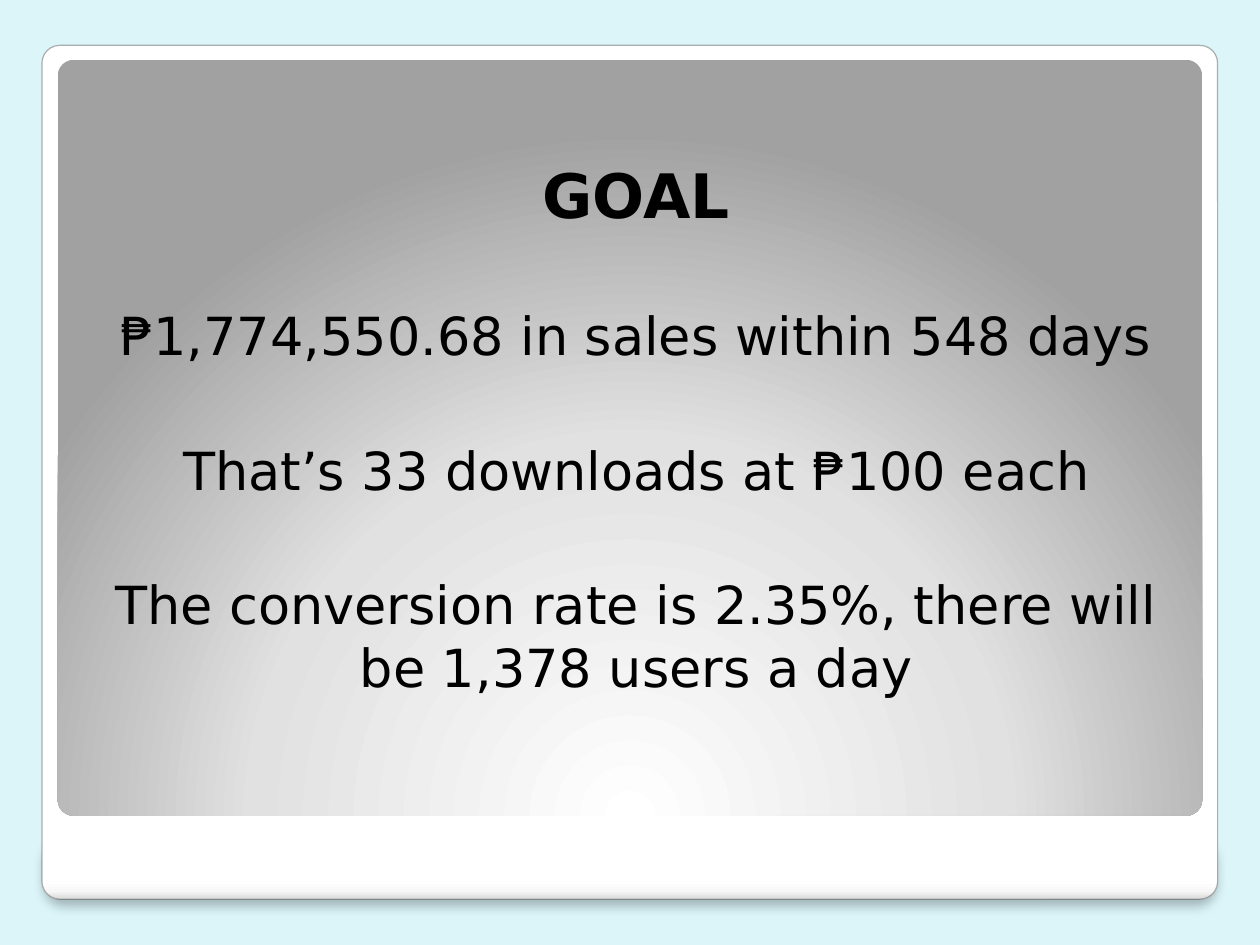
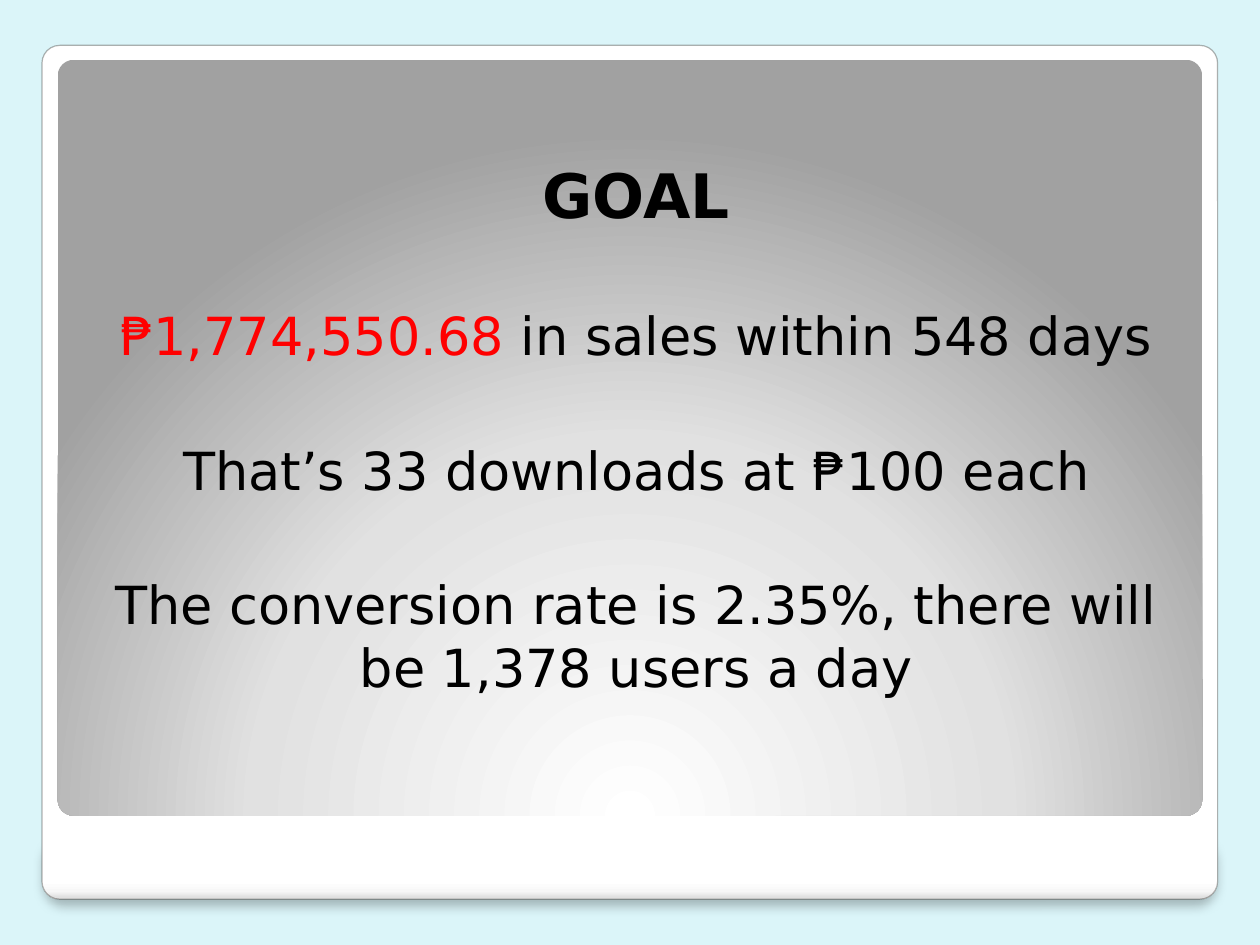
Before and after one commit to mlbelchez/Project---TENTREP, a slide deck: slide 19 of Presentation/PPT/Presentation 3.pptx (slide 18 before the commit). Drawn at 1260x945 pixels with LibreOffice and Linux fonts; fonts in the diff are those of the drawing. Boxes give left, top, right and bottom in pixels: in the first picture for what was removed or moved away, otherwise in the second. Text is boxed around its words. In the diff, an @@ line names an element or a change of style, - is before the commit and + after.

```diff
--- a/Presentation/PPT/Presentation 3.pptx
+++ b/Presentation/PPT/Presentation 3.pptx
@@ text at bbox=[120, 315, 1152, 366]: text colour #000000 to #FF0000 in "₱1,774,550.68" @@
```
Also in this commit, not shown: 2 other slides changed, 1 slide added.
